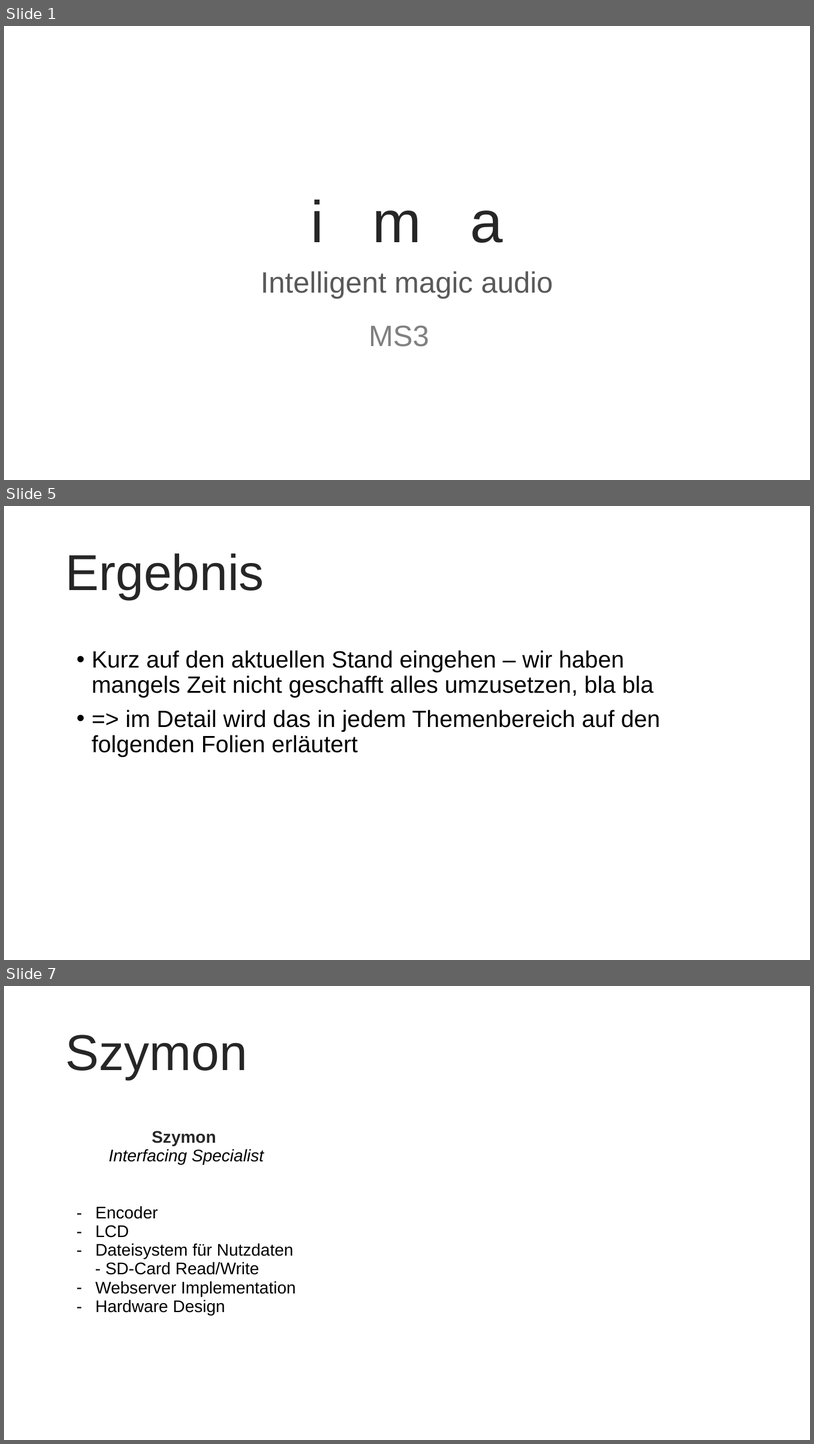
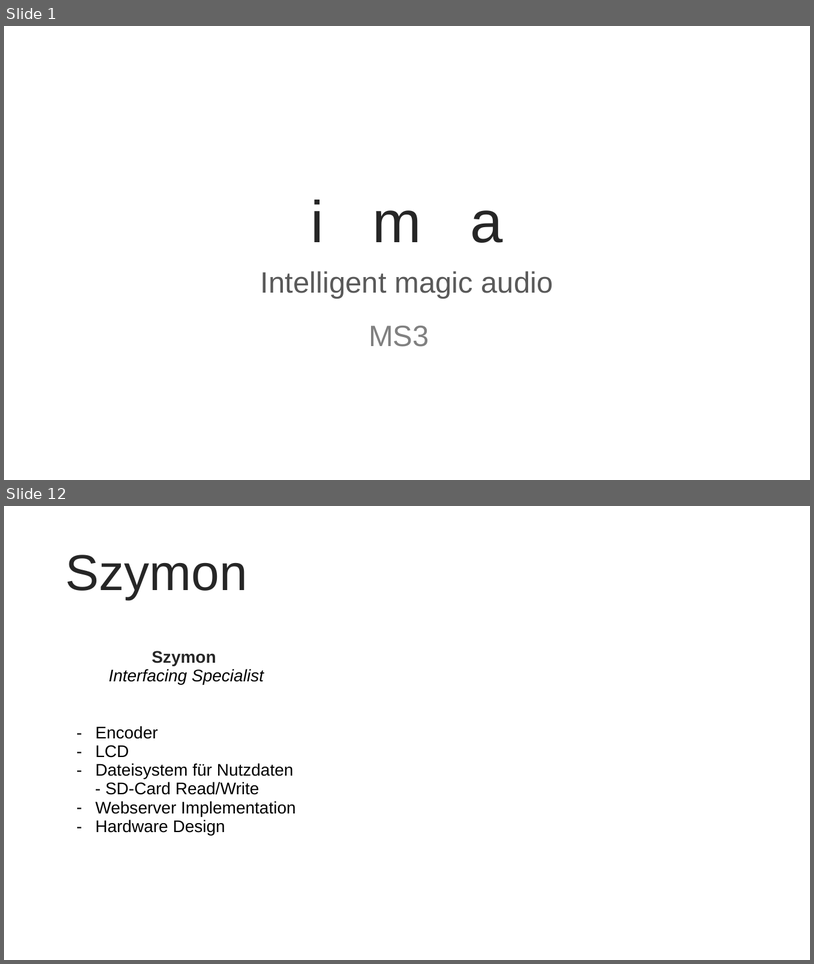
Before and after one commit to Shimizip/Intelligent-Magic-Audio, a slide deck: praesi/ima_ms3.pptx. Shown one above the other, each under a label of ours: slides 1, 5 and 7 before the commit, slides 1 and 12 after it; the slides between them are not shown. The pictures are 814x1444 and 814x964 pixels, drawn with LibreOffice and Linux fonts; fonts in the diff are those of the drawing; background and template pictures are left out. Boxes give left, top, right and bottom in pixels: in the first picture for what was removed or moved away, otherwise in the second. Text is boxed around its words. In the diff, an @@ line names an element or a change of style, - is before the commit and + after.

```diff
--- a/praesi/ima_ms3.pptx
+++ b/praesi/ima_ms3.pptx
@@ slide 5 removed at box(4, 506, 810, 960), background picture (left out) @@
@@ title removed at box(65, 553, 264, 599) @@
-Ergebnis
@@ text removed at box(92, 650, 660, 757) @@
-• Kurz auf den aktuellen Stand eingehen – wir haben mangels Zeit nicht geschafft alles umzusetzen, bla bla
-• => im Detail wird das in jedem Themenbereich auf den folgenden Folien erläutert
@@ what was slide 7 is now slide 12 @@
```
Also in this commit, not shown: 3 slides changed, 8 slides added, 3 other slides removed.
